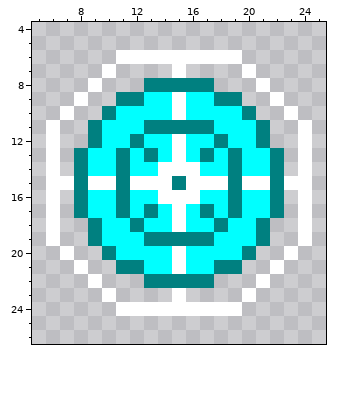
One commit to this pixel-art sprite: game/assets/matter_sphere.png. That is the earlier state.
The file is 32x32 pixels. Shown: x 5..25, y 4..26.
Once edited:
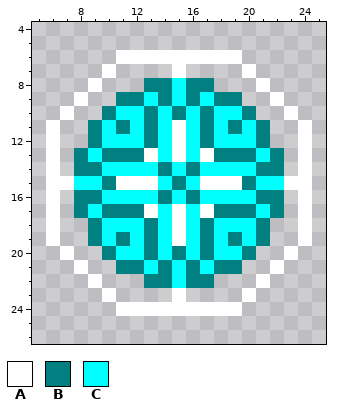
Palette (. is transparent): A #ffffff  B #008080  C #00ffff
Changes in this commit:
@@ x 5..25 @@
  7 .....A....A....A.....
- 8 ....A...BBBBB...A....
- 9 ...A..BBCCACCBB..A...
-10 ..A..BCCCCACCCCB..A..
-11 .A..BCCCBBBBBCCCB..A.
-12 .A..BCCBCCACCBCCB..A.
-13 .A.BCCBCBCACBCBCCB.A.
-14 .A.BCCBCCAAACCBCCB.A.
-15 .AABAABAAABAAABAABAA.
-16 .A.BCCBCCAAACCBCCB.A.
-17 .A.BCCBCBCACBCBCCB.A.
-18 .A..BCCBCCACCBCCB..A.
-19 .A..BCCCBBBBBCCCB..A.
-20 ..A..BCCCCACCCCB..A..
-21 ...A..BBCCACCBB..A...
-22 ....A...BBBBB...A....
+ 8 ....A...BBCBB...A....
+ 9 ...A..BBCBCBCBB..A...
+10 ..A..BCCBCBCBCCB..A..
+11 .A..BCBCBCACBCBCB..A.
+12 .A..BCCCBCACBCCCB..A.
+13 .A.BCBBBACACABBBCB.A.
+14 .A.BBCCCCBCBCCCCBB.A.
+15 .AACCBAAACBCAAABCCAA.
+16 .A.BBCCCCBCBCCCCBB.A.
+17 .A.BCBBBACACABBBCB.A.
+18 .A..BCCCBCACBCCCB..A.
+19 .A..BCBCBCACBCBCB..A.
+20 ..A..BCCBCBCBCCB..A..
+21 ...A..BBCBCBCBB..A...
+22 ....A...BBCBB...A....
 23 .....A....A....A.....
Where, in picture pixels (left, top, right, bottom), the same in both pictures:
changed: (74, 78, 284, 288)
